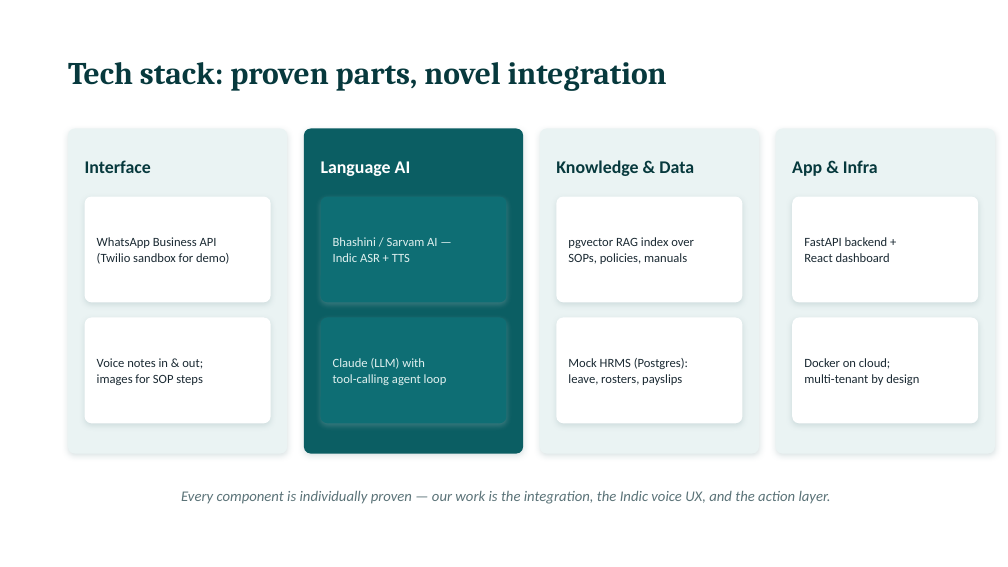
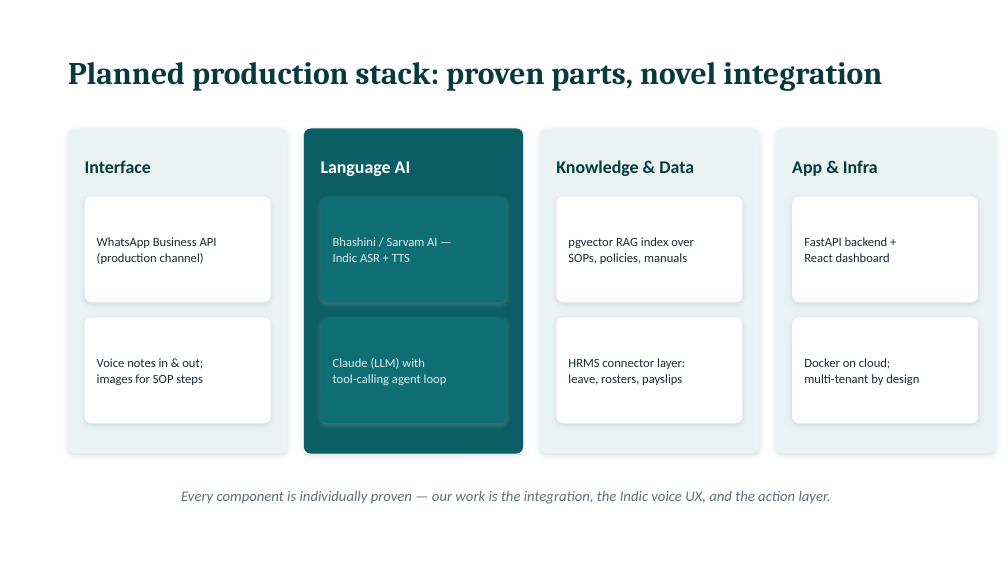
Before and after one commit to Marshmellow31/sahayak-ideas-for-india-2026, a slide deck: slide 7 of 02-Deck/Sahayak-Concept-to-Prototype-Plan.pptx. Drawn at 1008x567 pixels with LibreOffice and Linux fonts; fonts in the diff are those of the drawing. Boxes give left, top, right and bottom in pixels: in the first picture for what was removed or moved away, otherwise in the second. Text is boxed around its words. In the diff, an @@ line names an element or a change of style, - is before the commit and + after.

```diff
--- a/02-Deck/Sahayak-Concept-to-Prototype-Plan.pptx
+++ b/02-Deck/Sahayak-Concept-to-Prototype-Plan.pptx
@@ text at (x1=68, y1=62, x2=882, y2=91): text changed @@
-Tech stack: proven parts, novel integration
+Planned production stack: proven parts, novel integration
@@ text at (x1=97, y1=253, x2=204, y2=264): text changed @@
-(Twilio sandbox for demo)
+(production channel)
@@ text at (x1=568, y1=358, x2=685, y2=369): text changed @@
-Mock HRMS (Postgres):
+HRMS connector layer:
```
Also in this commit, not shown: 3 other slides changed, 6 other files.
